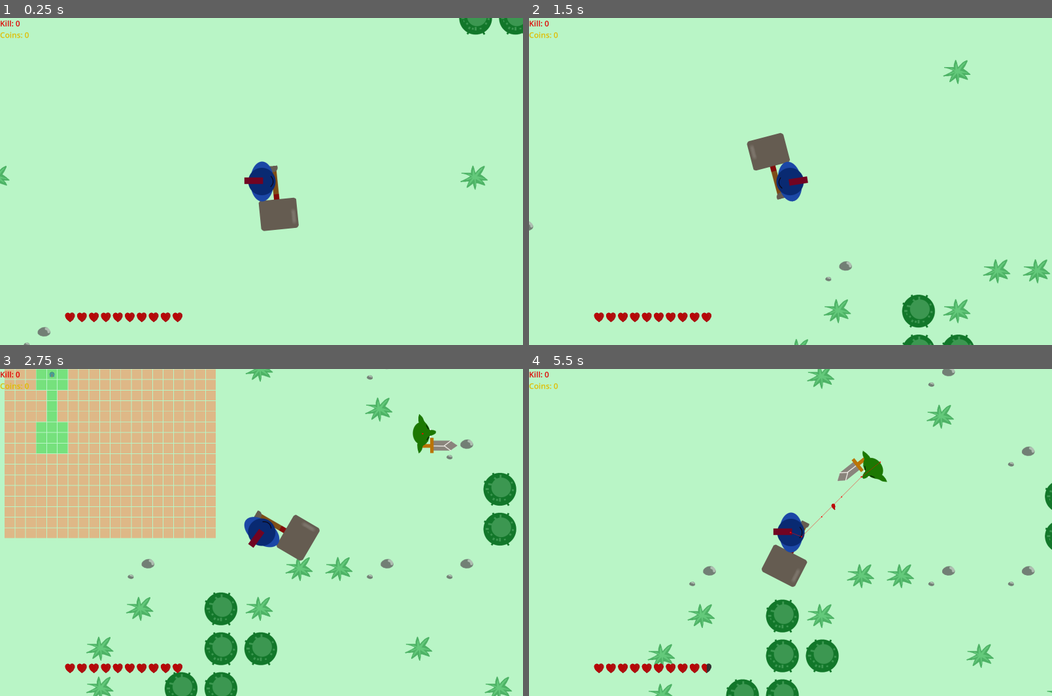
Above: before the commit, frames 1-4 (two rows, left to right).
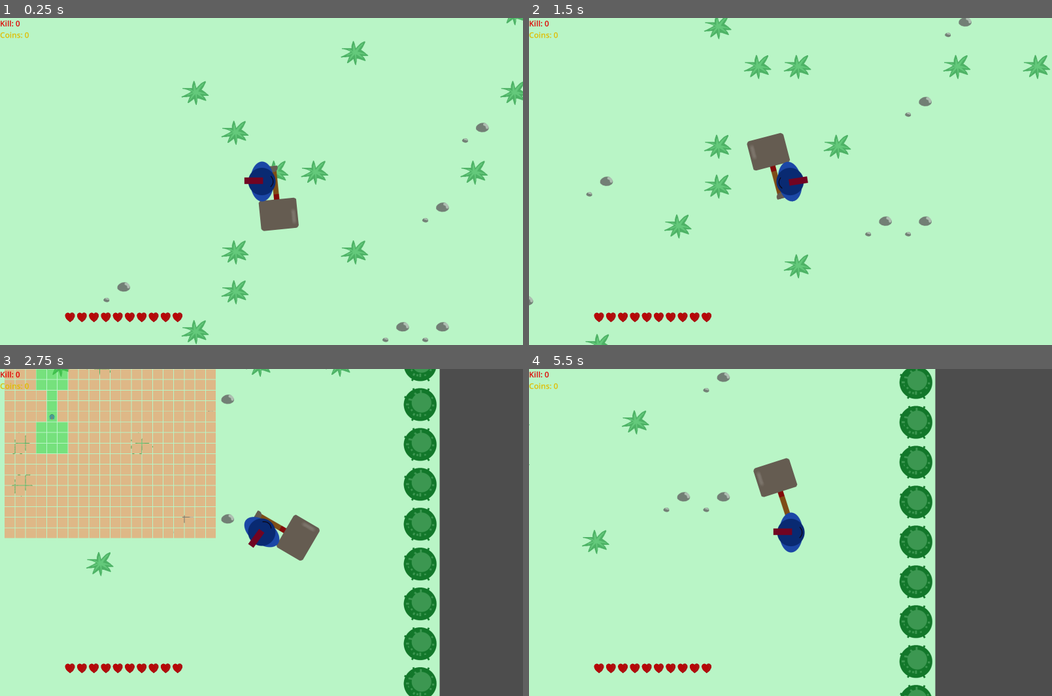
Above: after the commit, the same moments.

Repository: abcdnned/MonsterSlayer
Game: Godot game, scene res://scenes/world.tscn
Same seed, same stepped clock (60 frames per second), same inputs: the game is played once before the commit and once after it. The engine's default icon, where the game draws it, is replaced by a stand-in: a white triangle on a blue panel in a dark square.
Inputs (mouse positions are in pixels of both pictures, inside the frame that each line leads up to):
- Up to frame 1 (0.25 s): no input
- Up to frame 2 (1.5 s): tap Enter at 0.5 s; move the mouse to (905, 165) at 0.52 s; hold D (right) 0.53-1.28 s; hold G (drop) 0.53-1.28 s; tap Q (item) at 0.8, 1.35 s; move the mouse to (685, 197) at 1.27 s; hold S (down) from 1.28 s (still down)
- Up to frame 3 (2.75 s): tap Tab (tab) at 1.55 s; move the mouse to (313, 460) at 2.02 s; release S (down) at 2.03 s; hold D (right) from 2.03 s (still down); hold Tab (tab) from 2.03 s (still down); tap G (drop) at 2.3 s
- Up to frame 4 (5.5 s): move the mouse to (764, 597) at 2.77 s; release D (right) at 2.78 s; release Tab (tab) at 2.78 s; hold W (up) 2.78-3.53 s; tap G (drop) at 2.85, 4.55 s; tap Q (item) at 3.05, 5.3 s; move the mouse to (947, 581) at 3.52 s; hold Q (item) 3.53-4.28 s; hold A (left) 3.53-5.03 s; tap Tab (tab) at 3.8 s; move the mouse to (633, 483) at 4.27 s; click (633, 483) at 4.35 s; move the mouse to (816, 532) at 5.02 s; hold S (down) from 5.03 s (still down); hold Right mouse button (right_click) from 5.03 s (still down)

The runs differ from the first frame. In frame 1, 2.8% of the frame differs, in the area x 0-100%, y 0-100%; in frame 2, 3.8%; in frame 3, 25%; in frame 4, 32%.

Commit message:
war eye spawner, goblin hammer

Diff:
--- a/scenes/goblin_warrior_hammer.tscn
+++ b/scenes/goblin_warrior_hammer.tscn
@@ -335,7 +335,7 @@
 [node name="GoblinWarriorHammer" type="CharacterBody2D" groups=["mob"]]
 z_index = 9
 script = ExtResource("1_yebkh")
-max_health = 15.0
+max_health = 8.0
 
 [node name="Sprite2D" type="Sprite2D" parent="."]
 texture = ExtResource("2_phiwf")
@@ -383,6 +383,7 @@
 shape = SubResource("CircleShape2D_rt7qa")
 
 [node name="NavigationAgent2D" parent="." instance=ExtResource("6_kj1ri")]
+target_desired_distance = 100.0
 radius = 64.0
 max_speed = 350.0
 
--- a/scenes/goblin_warrior_spear.tscn
+++ b/scenes/goblin_warrior_spear.tscn
@@ -253,7 +253,7 @@
 [node name="GoblinWarriorSpear" type="CharacterBody2D" groups=["mob"]]
 z_index = 9
 script = ExtResource("1_e1vh1")
-max_health = 10.0
+max_health = 8.0
 
 [node name="Sprite2D" type="Sprite2D" parent="."]
 texture = ExtResource("2_08fiq")
--- a/scenes/navigation_agent_2d.tscn
+++ b/scenes/navigation_agent_2d.tscn
@@ -2,4 +2,3 @@
 
 [node name="NavigationAgent2D" type="NavigationAgent2D"]
 path_postprocessing = 1
-debug_enabled = true
--- a/scripts/dagger_loot.gd
+++ b/scripts/dagger_loot.gd
@@ -6,7 +6,6 @@
 	if visible && player.item_handle.get_child_count() == 0:
 		var dagger = I_DAGGER.instantiate()
 		visible = false
-		dagger.owner = player
 		player.item_handle.add_child(dagger)
 		player.gaven_new_item(dagger)
 
--- a/scripts/goblin_warrior_hammer.gd
+++ b/scripts/goblin_warrior_hammer.gd
@@ -29,13 +29,13 @@
 			if ray_cast_2d.is_colliding() and what_am_i_thinking.thinking < 50:
 				if ray_cast_2d.get_collider().is_in_group("human"):
 					animation_tree.set("parameters/conditions/attack", true)
-			elif ray_cast_2d.is_colliding() and what_am_i_thinking.thinking < 80:
+			elif ray_cast_2d.is_colliding() and what_am_i_thinking.thinking < 70:
 				if ray_cast_2d.get_collider().is_in_group("human"):
 					animation_tree.set("parameters/conditions/swap", true)
 					dash_attack_speed = 700
 					dash_attack_deduction = 7.0
 					dash_attack_direction = Vector2(cos(sprite.rotation), sin(sprite.rotation)).normalized()
-			elif shape_cast_2d.is_colliding() and what_am_i_thinking.thinking < 30:
+			elif shape_cast_2d.is_colliding() and what_am_i_thinking.thinking < 10:
 				for i in range(shape_cast_2d.get_collision_count()):
 					if shape_cast_2d.get_collider(i).is_in_group("human"):
 						animation_tree.set("parameters/conditions/dash_attack", true)
--- a/scripts/map.gd
+++ b/scripts/map.gd
@@ -56,7 +56,7 @@
 	create_plain_chambler(Vector2(x - 1, y - 1), Vector2(x + 1, y + 1), false)
 	level_cord["starter_plain"] = {"top_left": Vector2(x - 1, y - 1), "bottom_right": Vector2(x + 1, y + 1)}
 	# Create Start Plain Sourth Gate
-	create_gate(x + 2, y, 1)
+	#create_gate(x + 2, y, 1)
 	# Gallery to first small boss
 	set_plain_tile(x + 2, y)
 	set_plain_tile(x + 3, y)
@@ -64,7 +64,7 @@
 	# Goblin Forntie
 	x += 6
 	create_plain_chambler(Vector2(x - 1, y - 1), Vector2(x + 1, y + 1), true)
-	level_cord["goblin_frontier"] = {"top_left": Vector2(x - 1, y - 1), "bottom_right": Vector2(x + 1, y + 1)}
+	level_cord["goblin_fontier"] = {"top_left": Vector2(x - 1, y - 1), "bottom_right": Vector2(x + 1, y + 1)}
 
 func create_gate(x, y, d):
 	gate[Vector2(x, y)] = d
--- a/scripts/spawner.gd
+++ b/scripts/spawner.gd
@@ -50,7 +50,7 @@
 func spawn_mob(type, group):
 	var top_left = get_spawn_top_left()
 	var bottom_right = get_spawn_bottom_right()
-	var spawn_position = owner.get_spawn_position()
+	var spawn_position = owner.map.get_spawn_position(top_left, bottom_right)
 	var mob = type.instantiate()
 	mob.add_to_group(group)
 	mob.position = spawn_position
@@ -60,8 +60,8 @@
 
 func get_spawn_top_left():
 	var tile = owner.map.cord_to_tile[owner.map.level_cord["goblin_fontier"]["top_left"]]["top_left"]
-	return owner.map.to_global(owner.map.map_to_local(tile))
+	return owner.tile_map.to_global(owner.tile_map.map_to_local(tile))
 
 func get_spawn_bottom_right():
 	var tile = owner.map.cord_to_tile[owner.map.level_cord["goblin_fontier"]["bottom_right"]]["bottom_right"]
-	return owner.map.to_global(owner.map.map_to_local(tile))
+	return owner.tile_map.to_global(owner.tile_map.map_to_local(tile))
--- a/scripts/starter_plain_spawner.gd
+++ b/scripts/starter_plain_spawner.gd
@@ -50,8 +50,6 @@
 	for i in range(c):
 		if x > top_left.x and x < bottom_right.x and y > top_left.y and y < bottom_right.y:
 			owner.tile_map.set_cell(0, cur, 0, Vector2i(0, 2), 0)
-			var p = owner.tile_map.to_global(owner.tile_map.map_to_local(cur))
-			#spawn_obstacle_agent(p)
 		if randf_range(0, 1) <= apple_rate:
 			var p = owner.tile_map.to_global(owner.tile_map.map_to_local(cur))
 			spawn_apple(p)
--- a/scripts/world.gd
+++ b/scripts/world.gd
@@ -1,14 +1,10 @@
-# 5.4 target
-# TODO war-eye spawner
-# TODO goblin warrior with hammer
-
+# 5.5 target
+# TODO spear weapon drop
+# TODO optimaze control
+# TODO hammer weapon drop
 
 # Backlogs
-# stanmine system
-# spear weapon drop
-# design monster tire
-# mob wolf
-# optimaze control
+# new level
 # mob spear goblin
 # 6 weapon design
 # Sheild charge
@@ -30,6 +26,9 @@
 # white eye attack, purple eye attack
 # lootable precise collision
 # just pressed attack
+# stanmine system
+# design monster tire
+# mob wolf
 
 extends Node2D
 
@@ -57,7 +56,7 @@
 #   3
 func _ready():
 	randomize()
-	load_player(PLAYER_HAMMER, Vector2(0, 0))
+	load_player(PLAYER_HAMMER, Vector2(0, 10000))
 	var route := {}
 	map.create_boime(-10, 10, -10, 10, 4, 4, 0, route)
 
